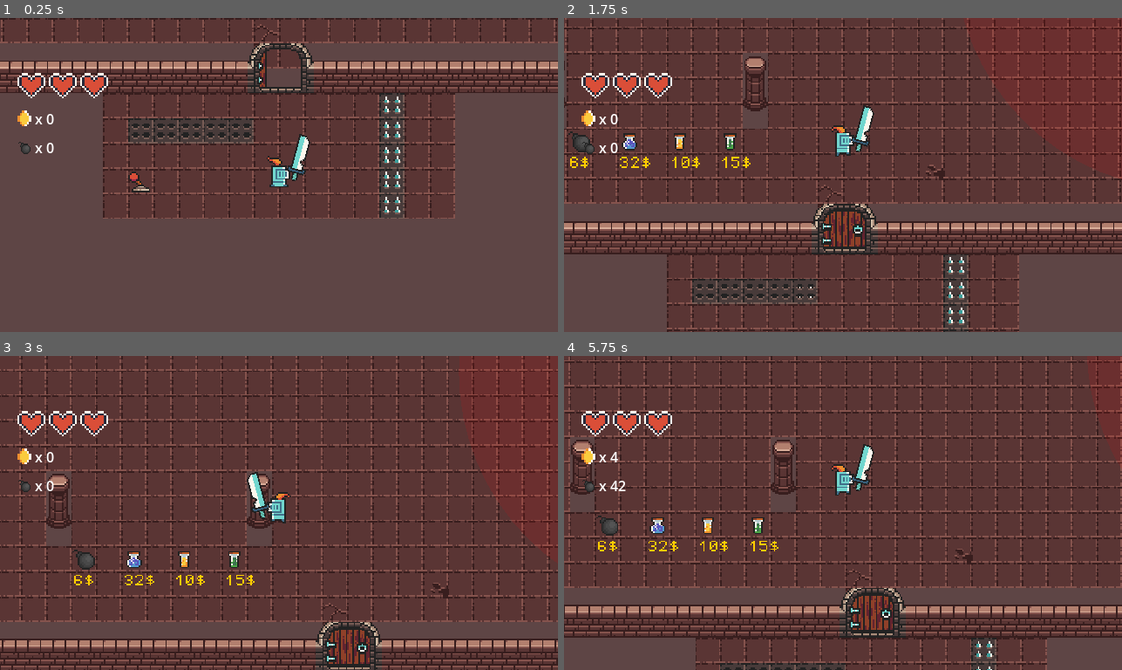
Above: before the commit, frames 1-4 (two rows, left to right).
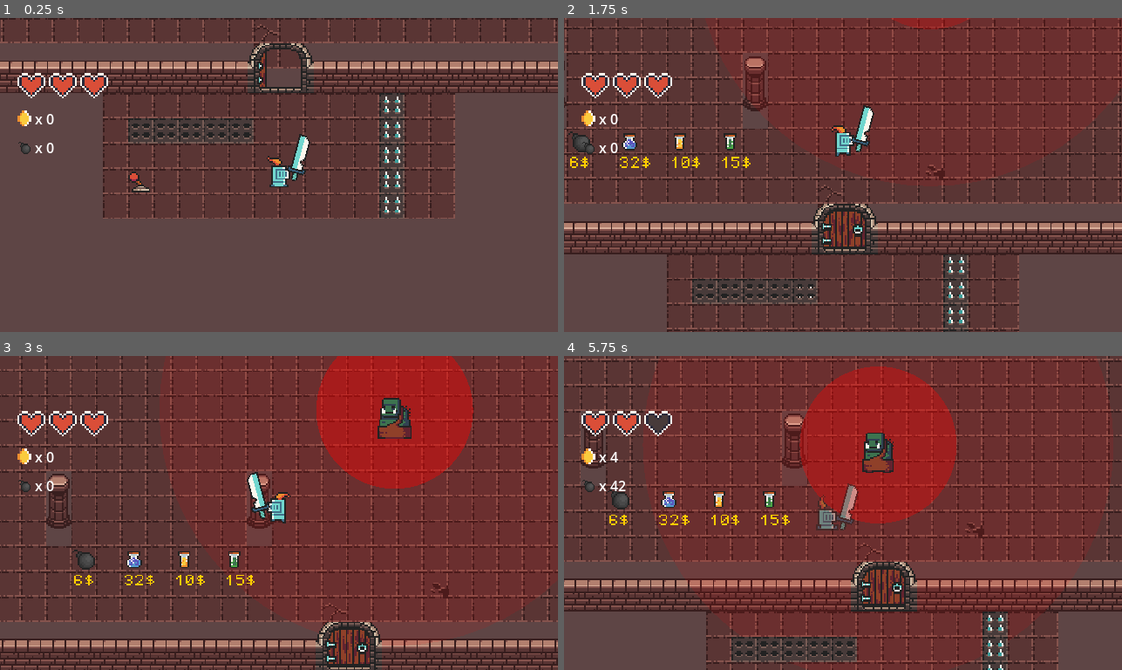
Above: after the commit, the same moments.

Repository: dadifr/Mobile_comp_Godot
Game: Godot game, scene res://scenes/world.tscn
The game is run twice, just before and just after one commit, with the same random seed, the same clock (stepped at 60 frames per second) and the same inputs. This scene is started directly instead of the project's main scene.
Inputs:
- Up to frame 1 (0.25 s): no input
- Up to frame 2 (1.75 s): tap Enter at 0.5 s; hold Up (ui_up) from 0.53 s (still down); tap Space (attack) at 0.6, 1.35 s
- Up to frame 3 (3 s): release Up (ui_up) at 2.03 s; hold Left (ui_left) from 2.03 s (still down); tap Shift (dash) at 2.1 s; tap Space (attack) at 2.3 s; tap F (interact) at 2.85 s
- Up to frame 4 (5.75 s): tap Space (attack) every 0.75 s from 3.05 to 5.3 s; release Left (ui_left) at 3.53 s; hold Down (ui_down) 3.53-4.28 s; tap E (place_bomb) at 3.6 s; hold Right (ui_right) 4.28-5.03 s; tap M at 4.35 s; hold Up (ui_up) from 5.03 s (still down); hold B from 5.03 s (still down)

The runs differ from the first frame. In frame 2, 0.4% of the frame differs, in the area x 58-73%, y 0-4%; in frame 3, 9.9%; in frame 4, 42%, in the area x 0-100%, y 0-100%.

Commit message:
danno aoe ogre

Diff:
--- a/scenes/png/golem.tscn
+++ /dev/null
@@ -1,110 +0,0 @@
-[gd_scene load_steps=21 format=3 uid="uid://b3jcocfhip3x"]
-
-[ext_resource type="Script" path="res://scripts/golem.gd" id="1_ljd4m"]
-[ext_resource type="Texture2D" uid="uid://bbfm4qw3hal8h" path="res://assets/sprites/frames pg e utility/mob/big_zombie_idle_anim_f0.png" id="2_nub7p"]
-[ext_resource type="Texture2D" uid="uid://dfslyj3yl2kr6" path="res://assets/sprites/frames pg e utility/mob/big_zombie_idle_anim_f1.png" id="3_eknom"]
-[ext_resource type="Texture2D" uid="uid://6kw5244b4h2y" path="res://assets/sprites/frames pg e utility/mob/big_zombie_idle_anim_f2.png" id="4_x8aww"]
-[ext_resource type="Texture2D" uid="uid://kywkkgqgbdfn" path="res://assets/sprites/frames pg e utility/mob/big_zombie_idle_anim_f3.png" id="5_2q3ud"]
-[ext_resource type="Texture2D" uid="uid://ex7qtop7b6oh" path="res://assets/sprites/frames pg e utility/mob/big_zombie_run_anim_f0.png" id="6_u5w5m"]
-[ext_resource type="Texture2D" uid="uid://bgdcjr46k2enm" path="res://assets/sprites/frames pg e utility/mob/big_zombie_run_anim_f1.png" id="7_dyork"]
-[ext_resource type="Texture2D" uid="uid://ct0qudbm1eyt7" path="res://assets/sprites/frames pg e utility/mob/big_zombie_run_anim_f2.png" id="8_tahf8"]
-[ext_resource type="Texture2D" uid="uid://51y34ul02wpy" path="res://assets/sprites/frames pg e utility/mob/big_zombie_run_anim_f3.png" id="9_1uw8r"]
-
-[sub_resource type="CapsuleShape2D" id="CapsuleShape2D_ihq0w"]
-radius = 8.0
-height = 28.0
-
-[sub_resource type="AtlasTexture" id="AtlasTexture_wiuyd"]
-atlas = ExtResource("2_nub7p")
-region = Rect2(0, 0, 32, 36)
-
-[sub_resource type="AtlasTexture" id="AtlasTexture_y1mvl"]
-atlas = ExtResource("3_eknom")
-region = Rect2(0, 0, 32, 36)
-
-[sub_resource type="AtlasTexture" id="AtlasTexture_fpbab"]
-atlas = ExtResource("4_x8aww")
-region = Rect2(0, 0, 32, 36)
-
-[sub_resource type="AtlasTexture" id="AtlasTexture_ln3eq"]
-atlas = ExtResource("5_2q3ud")
-region = Rect2(0, 0, 32, 36)
-
-[sub_resource type="AtlasTexture" id="AtlasTexture_dpuna"]
-atlas = ExtResource("6_u5w5m")
-region = Rect2(0, 0, 32, 36)
-
-[sub_resource type="AtlasTexture" id="AtlasTexture_7w6rw"]
-atlas = ExtResource("7_dyork")
-region = Rect2(0, 0, 32, 36)
-
-[sub_resource type="AtlasTexture" id="AtlasTexture_8nsyq"]
-atlas = ExtResource("8_tahf8")
-region = Rect2(0, 0, 32, 36)
-
-[sub_resource type="AtlasTexture" id="AtlasTexture_si7d2"]
-atlas = ExtResource("9_1uw8r")
-region = Rect2(0, 0, 32, 36)
-
-[sub_resource type="SpriteFrames" id="SpriteFrames_ybu2y"]
-animations = [{
-"frames": [{
-"duration": 1.0,
-"texture": SubResource("AtlasTexture_wiuyd")
-}, {
-"duration": 1.0,
-"texture": SubResource("AtlasTexture_y1mvl")
-}, {
-"duration": 1.0,
-"texture": SubResource("AtlasTexture_fpbab")
-}, {
-"duration": 1.0,
-"texture": SubResource("AtlasTexture_ln3eq")
-}],
-"loop": true,
-"name": &"idle",
-"speed": 5.0
-}, {
-"frames": [{
-"duration": 1.0,
-"texture": SubResource("AtlasTexture_dpuna")
-}, {
-"duration": 1.0,
-"texture": SubResource("AtlasTexture_7w6rw")
-}, {
-"duration": 1.0,
-"texture": SubResource("AtlasTexture_8nsyq")
-}, {
-"duration": 1.0,
-"texture": SubResource("AtlasTexture_si7d2")
-}],
-"loop": true,
-"name": &"run",
-"speed": 5.0
-}]
-
-[sub_resource type="CapsuleShape2D" id="CapsuleShape2D_51f5e"]
-height = 32.0
-
-[node name="Golem" type="CharacterBody2D"]
-script = ExtResource("1_ljd4m")
-speed = 30.0
-detection_range = 1500.0
-max_health = 30
-damage = 2
-knockback_force = 150.0
-
-[node name="CollisionShape2D" type="CollisionShape2D" parent="."]
-position = Vector2(0, 5)
-shape = SubResource("CapsuleShape2D_ihq0w")
-
-[node name="AnimatedSprite2D" type="AnimatedSprite2D" parent="."]
-sprite_frames = SubResource("SpriteFrames_ybu2y")
-animation = &"idle"
-autoplay = "idle"
-
-[node name="hitbox" type="Area2D" parent="."]
-
-[node name="CollisionShape2D" type="CollisionShape2D" parent="hitbox"]
-position = Vector2(0, 6)
-shape = SubResource("CapsuleShape2D_51f5e")
--- a/scenes/png/ogre.tscn
+++ b/scenes/png/ogre.tscn
@@ -86,6 +86,9 @@
 radius = 12.0
 height = 34.0
 
+[sub_resource type="CircleShape2D" id="CircleShape2D_2qqqj"]
+radius = 28.01785
+
 [node name="ogre" type="CharacterBody2D"]
 script = ExtResource("1_2qqqj")
 speed = 30.0
@@ -106,3 +109,9 @@
 [node name="CollisionShape2D" type="CollisionShape2D" parent="Area2D"]
 position = Vector2(0, 5)
 shape = SubResource("CapsuleShape2D_2qqqj")
+
+[node name="AuraDanno" type="Area2D" parent="."]
+
+[node name="CollisionShape2D" type="CollisionShape2D" parent="AuraDanno"]
+position = Vector2(0, 10)
+shape = SubResource("CircleShape2D_2qqqj")
--- a/scenes/world.tscn
+++ b/scenes/world.tscn
@@ -539,11 +539,11 @@
 position = Vector2(773, 174)
 
 [node name="ogre" parent="DungeonRoom/Enemies" index="8" groups=["enemies"] instance=ExtResource("24_x2olw")]
-position = Vector2(848, 231)
+position = Vector2(426, 219)
 motion_mode = 1
 
 [node name="demone" parent="DungeonRoom/Enemies" index="9" groups=["enemies"] instance=ExtResource("25_ggc52")]
-position = Vector2(589, 225)
+position = Vector2(921, 242)
 
 [node name="Door" parent="DungeonRoom/Doors" index="0" instance=ExtResource("5_71j4m")]
 position = Vector2(369, 400)
--- a/scripts/ogre.gd
+++ b/scripts/ogre.gd
@@ -11,9 +11,20 @@
 @export var coin_scene: PackedScene
 @export var potionH_scene: PackedScene # <--- La nuova pozione
 
+@export_group("Area Attack Settings")
+@export var aoe_damage = 1
+@export var aoe_cooldown = 3.0  # Ogni quanti secondi fa il danno
+@export var aoe_enabled = true
+
+var aoe_timer = 0.0
+@onready var aura_area = $AuraDanno # Assicurati che il nome coincida
+
+
 # Probabilità (0.15 = 15%, 0.5 = 50%)
 @export var potion_chance: float = 0.10
 @export var coin_chance: float = 0.60
+
+
 
 # --- VARIABILI INTERNE ---
 var current_health = 3
@@ -41,9 +52,13 @@
 
 func _draw():
 	draw_circle(Vector2.ZERO, detection_range, Color(1, 0, 0, 0.1))
-
+	# Disegna un cerchio rosso trasparente basato sul timer
+	var color = Color(1, 0, 0, (aoe_timer / aoe_cooldown) * 0.4)
+	# Sostituisci 50 con il raggio della tua CollisionShape
+	draw_circle(Vector2.ZERO, 50, color)
 func _physics_process(delta):
 	# 1. GESTIONE KNOCKBACK (Priorità Massima)
+	queue_redraw() # Forza il ridisegno ogni frame per vedere l'animazione
 	if is_hurt:
 		velocity = velocity.move_toward(Vector2.ZERO, 800 * delta)
 		move_and_slide()
@@ -116,6 +131,13 @@
 		if collider.is_in_group("player") and not is_attacking:
 			if collider.has_method("take_damage"):
 				attack_player(collider)
+# 6. GESTIONE DANNO AD AREA PERIODICO
+	if aoe_enabled:
+		aoe_timer += delta
+		if aoe_timer >= aoe_cooldown:
+			perform_aoe_attack()
+			aoe_timer = 0.0 # Reset del timer
+
 
 	# --- INIZIO CODICE SPINTA BOMBA ---
 	for i in get_slide_collision_count():
@@ -137,7 +159,19 @@
 			# Usiamo la stessa tecnica "Anti-Railgun" per evitare che voli via
 			collider.linear_velocity = push_dir * push_speed
 	# --- FINE CODICE SPINTA ---
-
+func perform_aoe_attack():
+	# Feedback visivo: un piccolo flash o cambio colore per far capire l'attacco
+	var tween = create_tween()
+	tween.tween_property(aura_area, "modulate", Color(1, 0, 0, 0.5), 0.1)
+	tween.tween_property(aura_area, "modulate", Color(1, 1, 1, 0), 0.2)
+
+	# Prende tutti i corpi che stanno toccando l'Area2D in questo istante
+	var overlapping_bodies = aura_area.get_overlapping_bodies()
+
+	for body in overlapping_bodies:
+		if body.is_in_group("player") and body.has_method("take_damage"):
+			body.take_damage(aoe_damage, global_position)
+			print("Il giocatore è stato colpito dall'aura!")
 # --- FUNZIONE ATTACCO AGGIORNATA ---
 func attack_player(target):
 	# 1. Blocchiamo l'AI
@@ -168,6 +202,8 @@
 
 	# 6. Sblocca il mob
 	is_attacking = false
+
+
 
 # --- LE ALTRE FUNZIONI RIMANGONO UGUALI ---
 func start_investigation():
Not shown: 1 places in scenes/png/ogre.tscn that only renumber resources
